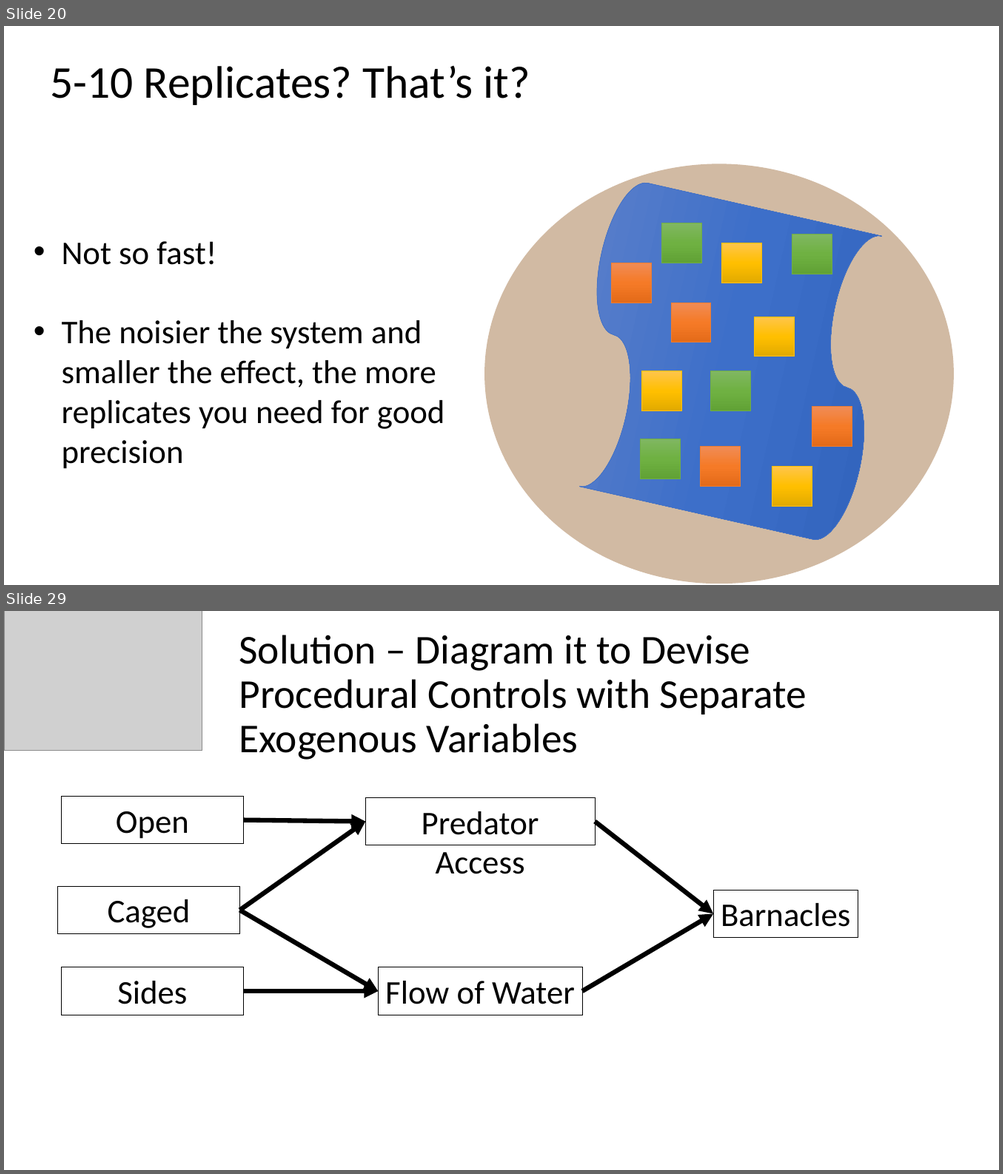
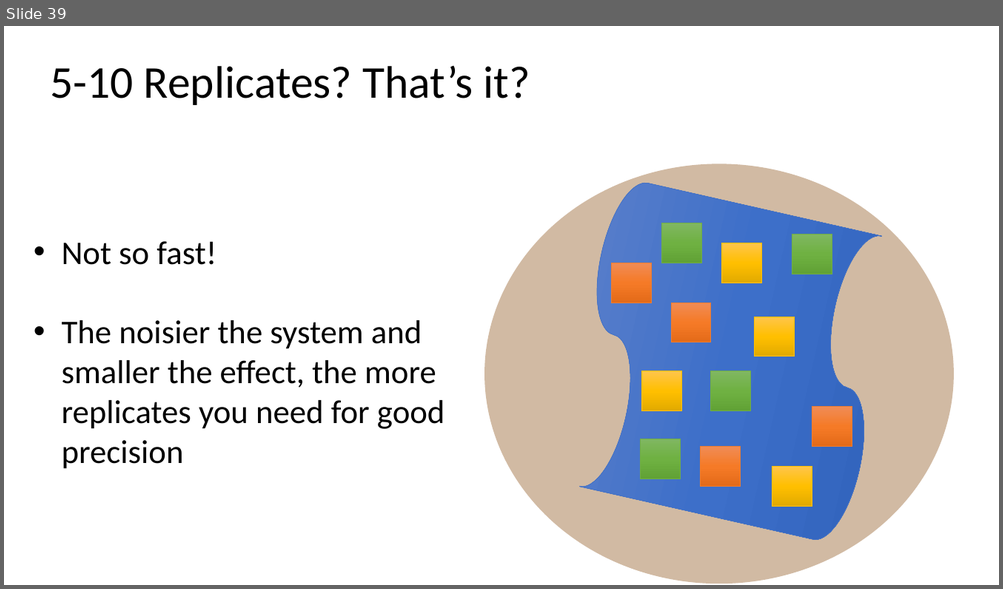
Before and after one commit to biol607/biol607.github.io, a slide deck: lectures/causality_experiments.pptx. Shown one above the other, each under a label of ours: slides 20 and 29 before the commit, slide 39 after it; the slides between them are not shown. The pictures are 1003x1174 and 1003x589 pixels, drawn with LibreOffice and Linux fonts; fonts in the diff are those of the drawing; grey boxes stand for pictures. Boxes give left, top, right and bottom in pixels: in the first picture for what was removed or moved away, otherwise in the second. Text is boxed around its words. In the diff, an @@ line names an element or a change of style, - is before the commit and + after.

```diff
--- a/lectures/causality_experiments.pptx
+++ b/lectures/causality_experiments.pptx
@@ slide 29 removed at [4,611,999,1170], background #FFFFFF @@
@@ picture removed at [4,611,202,751] @@
@@ title removed at [239,635,806,760] @@
-Solution – Diagram it to Devise Procedural Controls with Separate Exogenous Variables
@@ rectangle removed at [62,796,244,844] @@
-Open
@@ rectangle removed at [365,797,595,846] @@
-Predator Access
@@ arrow removed from (240, 910) to (365, 821) @@
@@ arrow removed from (244, 820) to (365, 821) @@
@@ arrow removed from (595, 821) to (714, 914) @@
@@ rectangle removed at [58,886,240,934] @@
-Caged
@@ rectangle removed at [714,890,858,938] @@
-Barnacles
@@ arrow removed from (240, 910) to (378, 991) @@
@@ arrow removed from (582, 991) to (714, 914) @@
@@ rectangle removed at [62,968,244,1015] @@
-Sides
@@ rectangle removed at [378,968,582,1015] @@
-Flow of Water
@@ arrow removed from (244, 991) to (378, 991) @@
@@ what was slide 20 is now slide 39 @@
```
Also in this commit, not shown: 11 slides changed, 22 slides added, 21 other slides removed.
